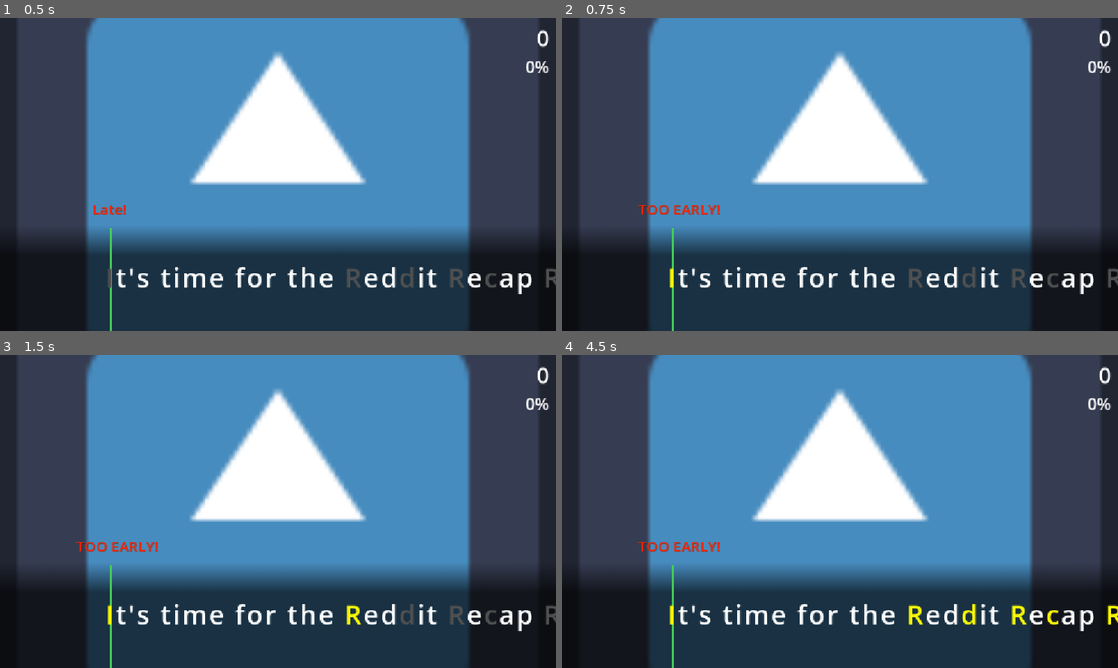
Above: before the commit, frames 1-4 (two rows, left to right).
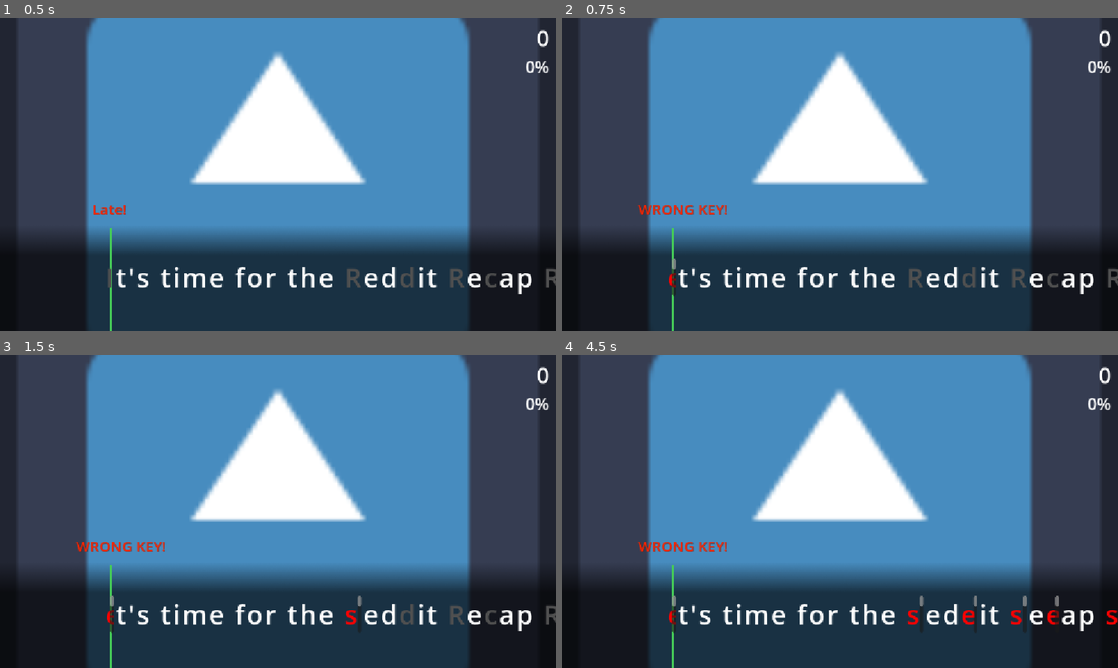
Above: after the commit, the same moments.

Repository: Ransomwave/RhythmType
Game: Godot game, scene res://scenes/song-play/song-play.tscn
The game is run twice, just before and just after one commit, with the same random seed, the same clock (stepped at 60 frames per second) and the same inputs. The engine's default icon, where the game draws it, is replaced by a stand-in: a white triangle on a blue panel in a dark square. Sound files missing from this copy of the repository are replaced by a short silence.
Inputs:
- Up to frame 1 (0.5 s): no input
- Up to frame 2 (0.75 s): tap Enter at 0.5 s
- Up to frame 3 (1.5 s): tap Space at 1.25 s
- Up to frame 4 (4.5 s): tap Enter at 2, 3.5 s; tap Space at 2.75, 4.25 s

Frame 1 is identical in both runs. In frame 2, 0.5% of the frame differs, in the area x 13-30%, y 59-89%; in frame 3, 0.7%; in frame 4, 1.2%, in the area x 13-100%, y 59-89%.
Error before the commit: Invalid access of index '0' on a base object of type: 'Array[Dictionary]'. (res://scenes/song-play/classes/Judgement.gd:20)

Commit message:
feat: enhance timing logic and introduce Judgement class for key press evaluation

Diff:
--- a/scenes/song-play/Constants.gd
+++ b/scenes/song-play/Constants.gd
@@ -1,6 +1,17 @@
 class_name Constants
+
+# The total time to hit a letter is PRESS_MARGIN_START + PRESS_MARGIN_END (0.35 seconds)
 static var PRESS_MARGIN_START = 0.15
 static var PRESS_MARGIN_END = 0.2
+
+# Timing is judged relative to the target time:
+# miss | too_early | perfect | too_late | miss
+# "too_early" means early but still inside the early window
+# "perfect" means within +/- PERFECT_MARGIN of the target time
+# "too_late" means late but still inside the late window
+static var PERFECT_MARGIN = 0.07
+
+# LETTER_EXTRA_TIME is the delay added to each subsequent target character within a single lyric chunk.
 static var LETTER_EXTRA_TIME = 0.1
 
 static var LETTER_FONT_SIZE = 55
--- a/scenes/song-play/classes/Judgement.gd
+++ b/scenes/song-play/classes/Judgement.gd
@@ -1,8 +1,9 @@
 class_name Judgement
 
 enum JudgeResult {
+	MISS,
 	TOO_EARLY,
-	HIT,
+	PERFECT,
 	TOO_LATE,
 	WRONG_KEY,
 	NONE
@@ -21,18 +22,17 @@
 	var expected_keycode := OS.find_keycode_from_string(expected_char)
 
 	var char_time: float = target["time"]
-	# var word_index: int = target["word_index"]
-	# var word_text: String = chart_entries[word_index]["text"]
-
-	var start_window: float = char_time - Constants.PRESS_MARGIN_START
-	var end_window: float = char_time + Constants.PRESS_MARGIN_END
+	var offset: float = song_time - char_time
+	var start_window: float = - Constants.PRESS_MARGIN_START
+	var end_window: float = Constants.PRESS_MARGIN_END
 
 	if event.keycode != expected_keycode:
 		return JudgeResult.WRONG_KEY
 
-	if song_time < start_window:
+	if offset < start_window or offset > end_window:
+		return JudgeResult.MISS
+	if abs(offset) <= Constants.PERFECT_MARGIN:
+		return JudgeResult.PERFECT
+	if offset < 0:
 		return JudgeResult.TOO_EARLY
-	if song_time > end_window:
-		return JudgeResult.TOO_LATE
-
-	return JudgeResult.HIT
+	return JudgeResult.TOO_LATE
--- a/scenes/song-play/SongPlayer.gd
+++ b/scenes/song-play/classes/SongPlayer.gd
@@ -5,5 +5,5 @@
 
 @warning_ignore("SHADOWED_VARIABLE")
 func _init(path_to_song: String, lyrics: Dictionary[float, String]) -> void:
-    self.path_to_song = path_to_song
-    self.lyrics = lyrics
+	self.path_to_song = path_to_song
+	self.lyrics = lyrics
--- a/scenes/song-play/main.gd
+++ b/scenes/song-play/main.gd
@@ -11,6 +11,7 @@
 @onready var judge_x = judgement_line.position.x
 
 var music_to_load := load("res://maps/reddit_recap/song.mp3")
+var judgement: Judgement
 # var music_to_load := load("res://maps/want_you_gone/song.mp3")
 
 # Simulated chart data for testing purposes
@@ -154,6 +155,7 @@
 	chart_entries = chart_parser.parse_chart(file_lyrics)
 	glyphs = chart_parser.glyphs
 	key_targets = chart_parser.key_targets
+	judgement = Judgement.new(glyphs)
 	create_lyric_letters(chart_entries)
 
 	call_deferred("build_word_offsets")
@@ -205,7 +207,6 @@
 		next_target_index += 1
 		current_char_label.add_theme_color_override("default_color", Color.from_rgba8(255, 0, 0))
 
-var judgement = Judgement.new(glyphs)
 func _input(event: InputEvent) -> void:
 	if not event.is_pressed() or event is InputEventMouse:
 		return
@@ -220,22 +221,27 @@
 
 	var current_char_label: RichTextLabel = lyric_container.get_child(target["glyph_index"])
 
-	if input_result == JudgeResult.HIT:
-		print("HIT target for glyph '%s' at time %.2f!" % [glyphs[target["glyph_index"]]["char"], song_time])
+	if input_result == Judgement.JudgeResult.PERFECT:
+		print("PERFECT hit for glyph '%s' at time %.2f!" % [glyphs[target["glyph_index"]]["char"], song_time])
 		judge_label.text = "PERFECT!"
 		next_target_index += 1
-		current_char_label.add_theme_color_override("default_color", Color.from_rgba8(0, 255, 0)) # Change color to indicate hit
-	elif input_result == JudgeResult.TOO_EARLY:
+		current_char_label.add_theme_color_override("default_color", Color.from_rgba8(0, 255, 0))
+	elif input_result == Judgement.JudgeResult.TOO_EARLY:
 		print("TOO_EARLY for glyph '%s' at time %.2f" % [glyphs[target["glyph_index"]]["char"], song_time])
 		judge_label.text = "TOO EARLY!"
 		next_target_index += 1
 		current_char_label.add_theme_color_override("default_color", Color.from_rgba8(255, 255, 0))
-	elif input_result == JudgeResult.TOO_LATE:
+	elif input_result == Judgement.JudgeResult.TOO_LATE:
 		print("TOO_LATE for glyph '%s' at time %.2f" % [glyphs[target["glyph_index"]]["char"], song_time])
 		judge_label.text = "TOO LATE!"
 		next_target_index += 1
 		current_char_label.add_theme_color_override("default_color", Color.from_rgba8(255, 101, 0))
-	elif input_result == JudgeResult.WRONG_KEY:
+	elif input_result == Judgement.JudgeResult.MISS:
+		print("MISS for glyph '%s' at time %.2f" % [glyphs[target["glyph_index"]]["char"], song_time])
+		judge_label.text = "MISSED!"
+		next_target_index += 1
+		current_char_label.add_theme_color_override("default_color", Color.from_rgba8(255, 0, 0))
+	elif input_result == Judgement.JudgeResult.WRONG_KEY:
 		print("WRONG_KEY for glyph '%s' at time %.2f" % [glyphs[target["glyph_index"]]["char"], song_time])
 		judge_label.text = "WRONG KEY!"
 		next_target_index += 1
Renamed: scenes/song-play/SongPlayer.gd.uid -> scenes/song-play/classes/SongPlayer.gd.uid
